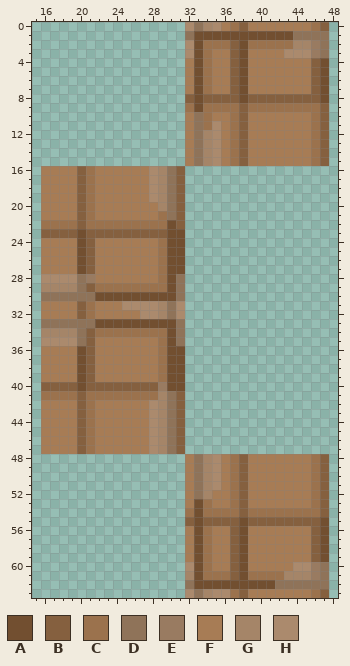
Pixel-art sprite: Resources/Textures/Structures/Furniture/Carpets/card_carpet.rsi/carpet_7.png. That is the earlier state.
The file is 64x64 pixels. Shown: x 15..48, y 0..63.
Palette (. is transparent): A #724f30  B #85603f  C #9b724d  D #8f7359  E #997b61  F #a77c55  G #a58568  H #ab8a6d
Pixels before, first column x 16:
 0 ................HDGHFCBFFFFFFFCB
 1 ................DAAAAAAAAAAADDDD
 2 ................HACCCBACCCCCGGED
 3 ................HACFFBAFFFFHHHED
 4 ................FACFFBAFFFFFFFBA
 5 ................FACFFBAFFFFFFFBA
 6 ................FACFFBAFFFFFFFBA
 7 ................FACFFBAFFFFFFFBA
 8 ................BABBBBABBBBBBBBA
 9 ................CACCCCBCCCCCCCCB
10 ................FDCFFCBFFFFFFFCB
11 ................FDCHFCBFFFFFFFCB
12 ................FDGHFCBFFFFFFFCB
13 ................FDGHFCBFFFFFFFCB
14 ................FDGHFCBFFFFFFFCB
15 ................FDGHFCBFFFFFFFCB
16 FFFFBCFFFFFFHGDB................
17 FFFFBCFFFFFFHGDB................
18 FFFFBCFFFFFFHGDB................
19 FFFFBCFFFFFFHGDB................
20 FFFFBCFFFFFFFGDB................
21 FFFFBCFFFFFFFCDB................
22 CCCCBCCCCCCCCCAB................
23 BBBBABBBBBBBBBAA................
24 FFFFABFFFFFFFCAA................
25 FFFFABFFFFFFFCAA................
26 FFFFABFFFFFFFCAA................
27 FFFFABFFFFFFFCAA................
28 HHHHDEFFFFFFFCAD................
29 GGGGDBCCCCCCCCAD................
30 DDDDDDAAAAAAAAAD................
31 FFFFBCFFFHHHHGDH................
32 FFFFBCFFFFFHHGDH................
33 DDDDDDAAAAAAAAAD................
34 GGGGDBCCCCCCCCAD................
35 HHHHDBFFFFFFFCAD................
36 FFFFABFFFFFFFCAA................
37 FFFFABFFFFFFFCAA................
38 FFFFABFFFFFFFCAA................
39 FFFFABFFFFFFFCAA................
40 BBBBABBBBBBBBEAA................
41 CCCCBCCCCCCCCGDB................
42 FFFFBCFFFFFFHGDB................
43 FFFFBCFFFFFFHGDB................
44 FFFFBCFFFFFFHGDB................
45 FFFFBCFFFFFFHGDB................
46 FFFFBCFFFFFFHGDB................
47 FFFFBCFFFFFFHGDB................
48 ................FDGHFCBFFFFFFFCB
49 ................FDGHFCBFFFFFFFCB
50 ................FDGHFCBFFFFFFFCB
51 ................FDGHFCBFFFFFFFCB
52 ................FDGFFCBFFFFFFFCB
53 ................FACFFCBFFFFFFFCB
54 ................CACCCCBCCCCCCCCB
55 ................BABBBBABBBBBBBBA
56 ................FACFFBAFFFFFFFBA
57 ................FACFFBAFFFFFFFBA
58 ................FACFFBAFFFFFFFBA
59 ................FACFFBAFFFFFFFBA
60 ................HACFFBAFFFFFHHED
61 ................GACCCBACCCCGGGED
62 ................DAAAAAAAAADDDDDD
63 ................HDGHHCBFFFFFFFCB
After:
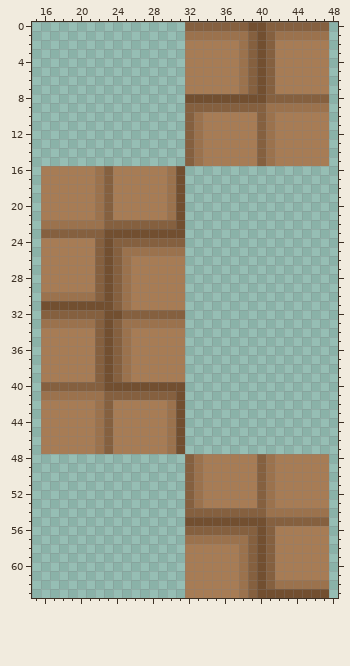
Changes in this commit:
Changed rows in their new state; - is an unchanged pixel.
first column x 16:
 0 ----------------BBBBBB-AABBBBBB-
 1 ----------------CCCCCCCB-BCCCCCC
 2 ----------------FFFFFFCBABFFFFFF
 3 ----------------FFF--FCBAB-FFFFF
 4 -----------------FF--FCBAB----FF
 5 -----------------FF--FCBAB----FF
 6 -----------------FF--FCBAB----FF
 7 -----------------FF--FCBAB----FF
 8 ----------------A-AAAA-AA------B
 9 ----------------BBBBBB-BB------C
10 ----------------BCF--FF-BC----FF
11 ----------------BCFF-FF-BC----FF
12 ----------------BCFF-FF-BC----FF
13 ----------------BCFF-FF-BC----FF
14 ----------------BCFF-FF-BC----FF
15 ----------------BCFF-FF-BC----FF
16 ----FFCB----FFCA----------------
17 ----FFCB----FFCA----------------
18 ----FFCB----FFCA----------------
19 ----FFCB----FFCA----------------
20 ----FFCB-----FCA----------------
21 ----FFCB-----FCA----------------
22 ----C--BBBBBBBBA----------------
23 ----B--AAAAAAA------------------
24 ----FFBABBBBBBBB----------------
25 ----FFBABCCCC-CC----------------
26 ----FFBABC---FFF----------------
27 ----FFBABC---FFF----------------
28 FFFFFFBABC---FFF----------------
29 FFFFFFBAB-FFFFFF----------------
30 CCCCCCB-BCFFFFFF----------------
31 AAAAAAAABCFFFFFF----------------
32 BBBB-BBAABBBBBBB----------------
33 CCCCCCB-BCCCCCCC----------------
34 FFFFFFBAB-FFFFFF----------------
35 FFFFFFBABC---FFF----------------
36 ----FFBABC---FFF----------------
37 ----FFBABC---FFF----------------
38 ----FFBABC---FFF----------------
39 ----FFBABC---FFF----------------
40 ----B--AAAAAAA------------------
41 ----C--BBBBBBBBA----------------
42 ----FFCB----FFCA----------------
43 ----FFCB----FFCA----------------
44 ----FFCB----FFCA----------------
45 ----FFCB----FFCA----------------
46 ----FFCB----FFCA----------------
47 ----FFCB----FFCA----------------
48 ----------------BCFF-FF-BC----FF
49 ----------------BCFF-FF-BC----FF
50 ----------------BCFF-FF-BC----FF
51 ----------------BCFF-FF-BC----FF
52 ----------------BCF--FF-BC----FF
53 ----------------BCF--FF-BC----FF
54 ----------------BBBBBB-BB------C
55 ----------------A-AAAA-AA------B
56 ----------------BBBBB-BBAB----FF
57 ----------------CC-CCCCBAB----FF
58 -----------------FF--FCBAB----FF
59 -----------------FF--FCBAB----FF
60 ----------------FFF--FCBAB--FFFF
61 ----------------FFFFFFCBABFFFFFF
62 ----------------FFFFFFCB-BCCCCCC
63 ----------------FFFFFFCBAAAAAAAA
Boxes around the changes in both pictures, in picture pixels (x1, y1, x2, y2):
changed: (41, 22, 329, 598)
